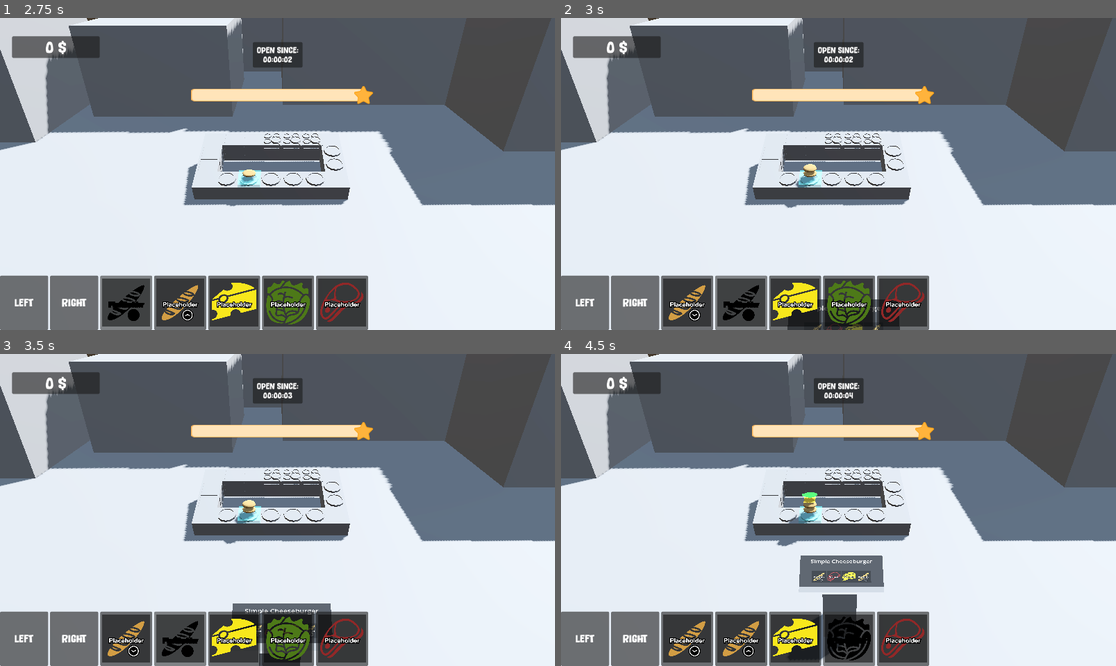
Above: before the commit, frames 1-4 (two rows, left to right).
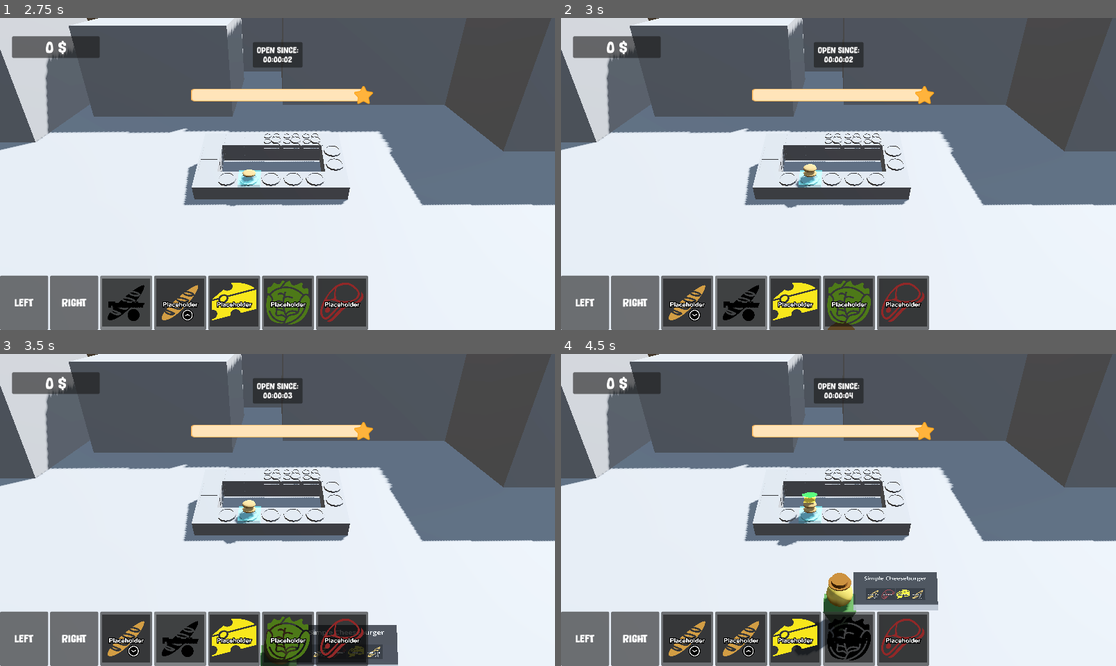
Above: after the commit, the same moments.

Repository: thewasmans/2026-game-jam-burger-truck
Game: Godot game, scene res://scenes/main.tscn
Two runs of this game, one before a commit and one after it. Both use one fixed random seed, a clock stepped at 60 frames per second and the inputs below.
Inputs (mouse positions are in pixels of both pictures, inside the frame that each line leads up to):
- Up to frame 1 (2.75 s): click "LEFT" at 0.5 s; click "RIGHT" at 1.25 s; click (127, 301) at 2.02 s
- Up to frame 2 (3 s): click (738, 301) at 2.77 s
- Up to frame 3 (3.5 s): no input
- Up to frame 4 (4.5 s): click (794, 637) at 3.52 s; click (849, 637) at 4.27 s

Frame 1 is identical in both runs. In frame 2, 1.2% of the frame differs, in the area x 40-62%, y 90-100%; in frame 3, 2.9%; in frame 4, 3.5%, in the area x 40-68%, y 64-99%.

Commit message:
Add client model to hungry client scene

Diff:
--- a/client_temporary.tscn
+++ /dev/null
@@ -1,68 +0,0 @@
-[gd_scene format=3 uid="uid://eg3hnj0iod7s"]
-
-[sub_resource type="BoxShape3D" id="BoxShape3D_3jf3g"]
-size = Vector3(1, 2, 1)
-
-[sub_resource type="PrismMesh" id="PrismMesh_daqpe"]
-
-[sub_resource type="StandardMaterial3D" id="StandardMaterial3D_ntxla"]
-albedo_color = Color(0.2509804, 0.41568628, 0.19215687, 1)
-
-[sub_resource type="SphereMesh" id="SphereMesh_q7ye0"]
-
-[sub_resource type="StandardMaterial3D" id="StandardMaterial3D_4r2vw"]
-albedo_color = Color(0.75006616, 0.639939, 0.25627246, 1)
-
-[sub_resource type="CylinderMesh" id="CylinderMesh_6bm1j"]
-
-[sub_resource type="StandardMaterial3D" id="StandardMaterial3D_iwq0e"]
-albedo_color = Color(0.47191608, 0.28181767, 0.0595572, 1)
-
-[sub_resource type="CylinderMesh" id="CylinderMesh_gl67w"]
-
-[sub_resource type="StandardMaterial3D" id="StandardMaterial3D_8tas1"]
-albedo_color = Color(0.47058824, 0.28235295, 0.05882353, 1)
-
-[sub_resource type="ViewportTexture" id="ViewportTexture_i507c"]
-viewport_path = NodePath("SubViewport")
-
-[sub_resource type="StandardMaterial3D" id="StandardMaterial3D_5tm0s"]
-resource_local_to_scene = true
-transparency = 1
-albedo_color = Color(1, 1, 1, 0.88235295)
-albedo_texture = SubResource("ViewportTexture_i507c")
-
-[sub_resource type="PlaneMesh" id="PlaneMesh_su5vp"]
-resource_local_to_scene = true
-material = SubResource("StandardMaterial3D_5tm0s")
-size = Vector2(0.5, 0.25)
-
-[node name="Node3D" type="Node3D" unique_id=10532154]
-
-[node name="CollisionShape3D" type="CollisionShape3D" parent="." unique_id=1605256270]
-transform = Transform3D(2.4, 0, 0, 0, 2.4, 0, 0, 0, 2.4, 0, 0.8244037, 0)
-shape = SubResource("BoxShape3D_3jf3g")
-
-[node name="Body" type="MeshInstance3D" parent="." unique_id=945375852]
-transform = Transform3D(1, 0, 0, 0, -1, 1.2079664e-07, 0, -1.509958e-07, -0.8, 0, 0.5, 0)
-mesh = SubResource("PrismMesh_daqpe")
-surface_material_override/0 = SubResource("StandardMaterial3D_ntxla")
-
-[node name="Head" type="MeshInstance3D" parent="." unique_id=1463405436]
-transform = Transform3D(0.80952924, 0, 0, 0, 0.82090056, 0, 0, 0, 0.81373817, 0, 1.409066, 0)
-mesh = SubResource("SphereMesh_q7ye0")
-surface_material_override/0 = SubResource("StandardMaterial3D_4r2vw")
-
-[node name="HatCylinder" type="MeshInstance3D" parent="." unique_id=2040984513]
-transform = Transform3D(0.69923836, 0, 0, 0, 0.015897809, 0, 0, 0, 0.6881968, 0, 1.8250308, 0)
-mesh = SubResource("CylinderMesh_6bm1j")
-surface_material_override/0 = SubResource("StandardMaterial3D_iwq0e")
-
-[node name="HatCylinder2" type="MeshInstance3D" parent="." unique_id=1310489140]
-transform = Transform3D(0.51599705, 0, 0, 0, 0.05667877, 0, 0, 0, 0.57029665, 0, 1.9025326, 0)
-mesh = SubResource("CylinderMesh_gl67w")
-surface_material_override/0 = SubResource("StandardMaterial3D_8tas1")
-
-[node name="Hover" type="MeshInstance3D" parent="." unique_id=2101196101]
-transform = Transform3D(-4.951, 1.0615918e-07, 5.3805445e-07, -2.2945089e-07, 0.7085751, -3.5486393, -7.1149736e-07, -0.96722406, -2.599685, -1.6433656, 1.7607031, -0.3005705)
-mesh = SubResource("PlaneMesh_su5vp")
--- a/contents/prefabs/hungry_client.tscn
+++ b/contents/prefabs/hungry_client.tscn
@@ -3,11 +3,28 @@
 [ext_resource type="Script" uid="uid://fejlyf0b53bw" path="res://scripts/hungry_client.gd" id="1_mntof"]
 [ext_resource type="PackedScene" uid="uid://b47evmm3yxiqf" path="res://contents/prefabs/ui/client_request_ui.tscn" id="2_tnfmv"]
 
-[sub_resource type="BoxShape3D" id="BoxShape3D_1"]
+[sub_resource type="BoxShape3D" id="BoxShape3D_mntof"]
 size = Vector3(1, 2, 1)
 
-[sub_resource type="BoxMesh" id="BoxMesh_1"]
-size = Vector3(1, 2, 1)
+[sub_resource type="PrismMesh" id="PrismMesh_tnfmv"]
+
+[sub_resource type="StandardMaterial3D" id="StandardMaterial3D_x21bv"]
+albedo_color = Color(0.2509804, 0.41568628, 0.19215687, 1)
+
+[sub_resource type="SphereMesh" id="SphereMesh_fectd"]
+
+[sub_resource type="StandardMaterial3D" id="StandardMaterial3D_jcmfp"]
+albedo_color = Color(0.75006616, 0.639939, 0.25627246, 1)
+
+[sub_resource type="CylinderMesh" id="CylinderMesh_tniq0"]
+
+[sub_resource type="StandardMaterial3D" id="StandardMaterial3D_e25xl"]
+albedo_color = Color(0.47191608, 0.28181767, 0.0595572, 1)
+
+[sub_resource type="CylinderMesh" id="CylinderMesh_ntmap"]
+
+[sub_resource type="StandardMaterial3D" id="StandardMaterial3D_rtm0h"]
+albedo_color = Color(0.47058824, 0.28235295, 0.05882353, 1)
 
 [sub_resource type="ViewportTexture" id="ViewportTexture_i5gv5"]
 viewport_path = NodePath("SubViewport")
@@ -28,16 +45,32 @@
 speed = 2.0
 client_request_ui = NodePath("SubViewport/ClientRequest")
 
-[node name="CollisionShape3D" type="CollisionShape3D" parent="." unique_id=222683004]
-transform = Transform3D(1, 0, 0, 0, 1, 0, 0, 0, 1, 0, 0.8244037, 0)
-shape = SubResource("BoxShape3D_1")
+[node name="CollisionShape3D2" type="CollisionShape3D" parent="." unique_id=1118751600]
+transform = Transform3D(2.4, 0, 0, 0, 2.4, 0, 0, 0, 2.4, 0, 0.8244037, 0)
+shape = SubResource("BoxShape3D_mntof")
 
-[node name="MeshInstance3D" type="MeshInstance3D" parent="." unique_id=100047945]
-transform = Transform3D(1, 0, 0, 0, 1, 0, 0, 0, 1, 0, 0.8244037, 0)
-mesh = SubResource("BoxMesh_1")
+[node name="Body" type="MeshInstance3D" parent="." unique_id=807406255]
+transform = Transform3D(1, 0, 0, 0, -1, 1.2079664e-07, 0, -1.509958e-07, -0.8, 0, 0.5, 0)
+mesh = SubResource("PrismMesh_tnfmv")
+surface_material_override/0 = SubResource("StandardMaterial3D_x21bv")
+
+[node name="Head" type="MeshInstance3D" parent="." unique_id=1196041355]
+transform = Transform3D(0.80952924, 0, 0, 0, 0.82090056, 0, 0, 0, 0.81373817, 0, 1.409066, 0)
+mesh = SubResource("SphereMesh_fectd")
+surface_material_override/0 = SubResource("StandardMaterial3D_jcmfp")
+
+[node name="HatCylinder" type="MeshInstance3D" parent="." unique_id=2027331020]
+transform = Transform3D(0.69923836, 0, 0, 0, 0.015897809, 0, 0, 0, 0.6881968, 0, 1.8250308, 0)
+mesh = SubResource("CylinderMesh_tniq0")
+surface_material_override/0 = SubResource("StandardMaterial3D_e25xl")
+
+[node name="HatCylinder2" type="MeshInstance3D" parent="." unique_id=196296434]
+transform = Transform3D(0.51599705, 0, 0, 0, 0.05667877, 0, 0, 0, 0.57029665, 0, 1.9025326, 0)
+mesh = SubResource("CylinderMesh_ntmap")
+surface_material_override/0 = SubResource("StandardMaterial3D_rtm0h")
 
 [node name="Hover" type="MeshInstance3D" parent="." unique_id=771406449]
-transform = Transform3D(-4.951, 1.0615918e-07, 5.3805445e-07, 0, 0.97124, -2.5794523, -7.4758026e-07, -0.7030605, -3.5633733, -0.049915195, 2.1681755, 0.0037679672)
+transform = Transform3D(-4.951, -8.4585515e-08, -2.2713088e-07, 0, 0.70813626, -3.5498185, 4.3283018e-07, -0.96754545, -2.5980744, -1.643, 1.761, -0.301)
 mesh = SubResource("PlaneMesh_i5gv5")
 
 [node name="SubViewport" type="SubViewport" parent="." unique_id=769199299]
